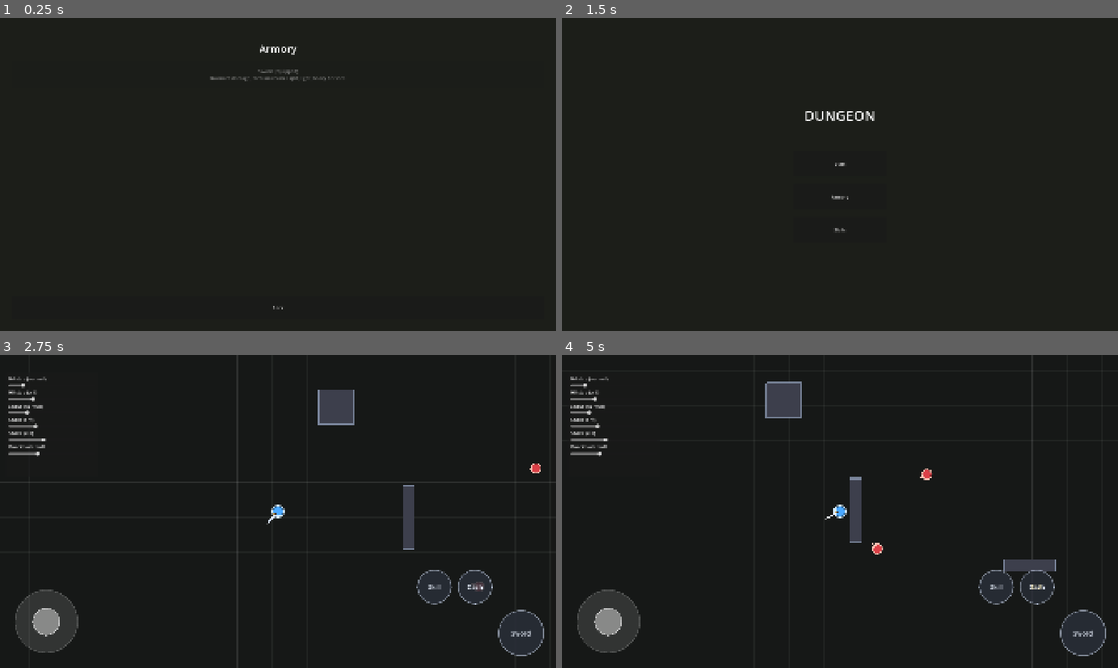
Above: before the commit, frames 1-4 (two rows, left to right).
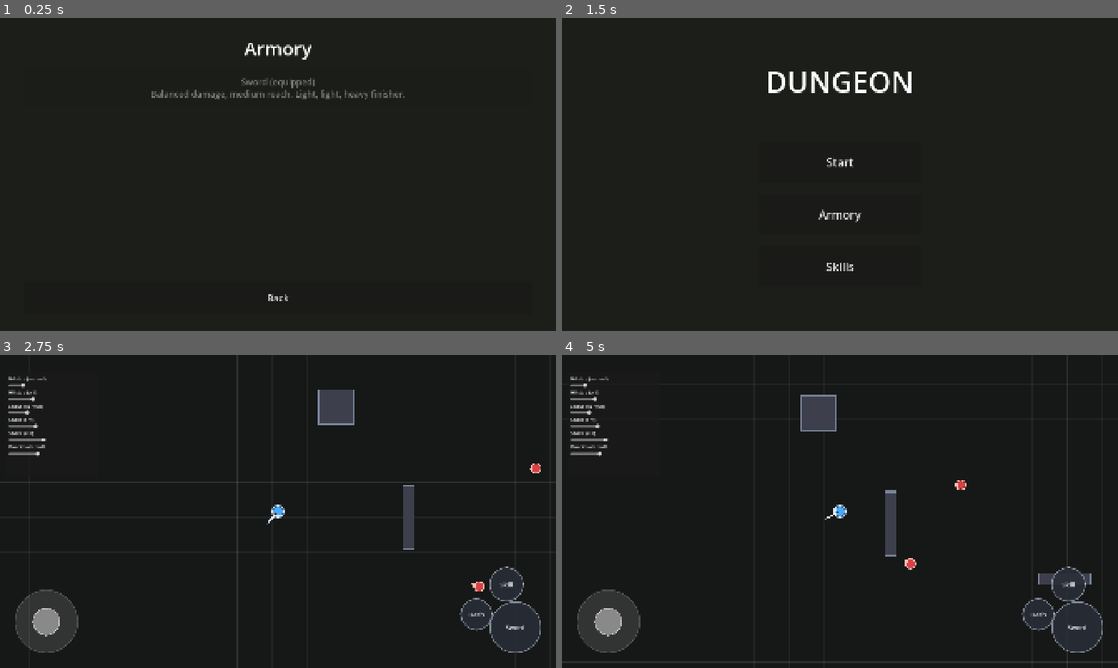
Above: after the commit, the same moments.

Repository: Xylion153/Dungeon
Game: Godot game, scene res://scenes/main/ArmoryMenu.tscn
Two runs of this game, one before a commit and one after it. Both use one fixed random seed, a clock stepped at 60 frames per second and the inputs below. This scene is started directly instead of the project's main scene.
Inputs (mouse positions are in pixels of both pictures, inside the frame that each line leads up to):
- Up to frame 1 (0.25 s): no input
- Up to frame 2 (1.5 s): tap Enter at 0.5 s; move the mouse to (962, 158) at 0.52 s; hold D 0.53-1.25 s; hold K 0.53-1.25 s; click (962, 158) at 0.67 s; click "Back" at 1.25 s
- Up to frame 3 (2.75 s): click "Start" at 2 s
- Up to frame 4 (5 s): drag from (606, 621) to (812, 574) at 2.77 s; move the mouse to (1084, 633) at 3.52 s; hold D 3.53-4.25 s; hold K 3.53-4.25 s; click (1084, 633) at 3.67 s; drag from (1034, 586) to (673, 464) at 4.27 s

The runs differ from the first frame. In frame 1, 1.2% of the frame differs, in the area x 27-73%, y 8-94%; in frame 2, 1.4%; in frame 3, 2.6%; in frame 4, 5.6%, in the area x 36-98%, y 8-99%.

Commit message:
Cluster the action buttons per mockup, add circular hit-testing, enlarge menus
Attack/Dash/Skill now sit in a tight overlapping cluster (Attack big in
the corner, Dash diagonal off it, Skill above Dash) instead of spread
out with gaps, matching a reference mockup.

Overlapping buttons need real circular hit-testing, not Godot's default
square bounding-box check - otherwise a tap in a button's "empty"
corner (outside its visible circle but inside its overlapping neighbor)
would get stolen. ActionButton now overrides _has_point() to test true
distance-from-center instead. Verified headlessly: pushed real touch
events at each button's exact center and confirmed all three fire
independently with no cross-talk. Also found and fixed a latent bug
this surfaced - the shared ActionButton scene's custom_minimum_size
floor was silently clamping the smaller Dash button up from its
intended 110px to 120px.

Also enlarges MainMenu/Armory/Skills text and buttons, which were sized
for the old portrait canvas and read as tiny on the current 1920x1080
landscape one.

Co-Authored-By: Claude Sonnet 5 <noreply@anthropic.com>

Diff:
--- a/scenes/main/ArmoryMenu.tscn
+++ b/scenes/main/ArmoryMenu.tscn
@@ -21,15 +21,15 @@
 anchors_preset = 15
 anchor_right = 1.0
 anchor_bottom = 1.0
-offset_left = 40.0
-offset_top = 80.0
-offset_right = -40.0
-offset_bottom = -40.0
-theme_override_constants/separation = 20
+offset_left = 80.0
+offset_top = 60.0
+offset_right = -80.0
+offset_bottom = -60.0
+theme_override_constants/separation = 28
 
 [node name="Title" type="Label" parent="VBoxContainer"]
 layout_mode = 2
-theme_override_font_sizes/font_size = 36
+theme_override_font_sizes/font_size = 64
 horizontal_alignment = 1
 text = "Armory"
 
@@ -40,9 +40,10 @@
 [node name="CardList" type="VBoxContainer" parent="VBoxContainer/ScrollContainer"]
 layout_mode = 2
 size_flags_horizontal = 3
-theme_override_constants/separation = 16
+theme_override_constants/separation = 20
 
 [node name="BackButton" type="Button" parent="VBoxContainer"]
-custom_minimum_size = Vector2(0, 80)
+custom_minimum_size = Vector2(0, 110)
 layout_mode = 2
+theme_override_font_sizes/font_size = 32
 text = "Back"
--- a/scenes/main/MainMenu.tscn
+++ b/scenes/main/MainMenu.tscn
@@ -24,29 +24,32 @@
 
 [node name="VBoxContainer" type="VBoxContainer" parent="CenterContainer"]
 layout_mode = 2
-theme_override_constants/separation = 24
+theme_override_constants/separation = 40
 
 [node name="Title" type="Label" parent="CenterContainer/VBoxContainer"]
 layout_mode = 2
-theme_override_font_sizes/font_size = 48
+theme_override_font_sizes/font_size = 100
 horizontal_alignment = 1
 text = "DUNGEON"
 
 [node name="Spacer" type="Control" parent="CenterContainer/VBoxContainer"]
-custom_minimum_size = Vector2(0, 40)
+custom_minimum_size = Vector2(0, 60)
 layout_mode = 2
 
 [node name="StartButton" type="Button" parent="CenterContainer/VBoxContainer"]
-custom_minimum_size = Vector2(320, 90)
+custom_minimum_size = Vector2(560, 140)
 layout_mode = 2
+theme_override_font_sizes/font_size = 40
 text = "Start"
 
 [node name="ArmoryButton" type="Button" parent="CenterContainer/VBoxContainer"]
-custom_minimum_size = Vector2(320, 90)
+custom_minimum_size = Vector2(560, 140)
 layout_mode = 2
+theme_override_font_sizes/font_size = 40
 text = "Armory"
 
 [node name="SkillsButton" type="Button" parent="CenterContainer/VBoxContainer"]
-custom_minimum_size = Vector2(320, 90)
+custom_minimum_size = Vector2(560, 140)
 layout_mode = 2
+theme_override_font_sizes/font_size = 40
 text = "Skills"
--- a/scenes/main/SkillsMenu.tscn
+++ b/scenes/main/SkillsMenu.tscn
@@ -21,15 +21,15 @@
 anchors_preset = 15
 anchor_right = 1.0
 anchor_bottom = 1.0
-offset_left = 40.0
-offset_top = 80.0
-offset_right = -40.0
-offset_bottom = -40.0
-theme_override_constants/separation = 20
+offset_left = 80.0
+offset_top = 60.0
+offset_right = -80.0
+offset_bottom = -60.0
+theme_override_constants/separation = 28
 
 [node name="Title" type="Label" parent="VBoxContainer"]
 layout_mode = 2
-theme_override_font_sizes/font_size = 36
+theme_override_font_sizes/font_size = 64
 horizontal_alignment = 1
 text = "Skills"
 
@@ -40,9 +40,10 @@
 [node name="CardList" type="VBoxContainer" parent="VBoxContainer/ScrollContainer"]
 layout_mode = 2
 size_flags_horizontal = 3
-theme_override_constants/separation = 16
+theme_override_constants/separation = 20
 
 [node name="BackButton" type="Button" parent="VBoxContainer"]
-custom_minimum_size = Vector2(0, 80)
+custom_minimum_size = Vector2(0, 110)
 layout_mode = 2
+theme_override_font_sizes/font_size = 32
 text = "Back"
--- a/scenes/ui/Hud.tscn
+++ b/scenes/ui/Hud.tscn
@@ -9,22 +9,6 @@
 
 [node name="VirtualJoystick" parent="." instance=ExtResource("2")]
 
-[node name="AttackButton" parent="." instance=ExtResource("3")]
-layout_mode = 1
-anchors_preset = -1
-anchor_left = 1.0
-anchor_top = 1.0
-anchor_right = 1.0
-anchor_bottom = 1.0
-offset_left = -200.0
-offset_top = -200.0
-offset_right = -40.0
-offset_bottom = -40.0
-disable_while_on_cooldown = false
-
-[node name="Button" parent="AttackButton" index="0"]
-text = "Attack"
-
 [node name="DashButton" parent="." instance=ExtResource("3")]
 layout_mode = 1
 anchors_preset = -1
@@ -32,10 +16,11 @@
 anchor_top = 1.0
 anchor_right = 1.0
 anchor_bottom = 1.0
-offset_left = -340.0
-offset_top = -340.0
-offset_right = -230.0
-offset_bottom = -230.0
+custom_minimum_size = Vector2(0, 0)
+offset_left = -330.0
+offset_top = -240.0
+offset_right = -220.0
+offset_bottom = -130.0
 
 [node name="Button" parent="DashButton" index="0"]
 text = "Dash"
@@ -47,10 +32,28 @@
 anchor_top = 1.0
 anchor_right = 1.0
 anchor_bottom = 1.0
-offset_left = -480.0
-offset_top = -340.0
-offset_right = -370.0
-offset_bottom = -230.0
+custom_minimum_size = Vector2(0, 0)
+offset_left = -231.0
+offset_top = -348.0
+offset_right = -111.0
+offset_bottom = -228.0
 
 [node name="Button" parent="SkillButton" index="0"]
 text = "Skill"
+
+[node name="AttackButton" parent="." instance=ExtResource("3")]
+layout_mode = 1
+anchors_preset = -1
+anchor_left = 1.0
+anchor_top = 1.0
+anchor_right = 1.0
+anchor_bottom = 1.0
+custom_minimum_size = Vector2(0, 0)
+offset_left = -230.0
+offset_top = -230.0
+offset_right = -50.0
+offset_bottom = -50.0
+disable_while_on_cooldown = false
+
+[node name="Button" parent="AttackButton" index="0"]
+text = "Attack"
--- a/scripts/ui/action_button.gd
+++ b/scripts/ui/action_button.gd
@@ -28,6 +28,13 @@
 	button.mouse_filter = Control.MOUSE_FILTER_IGNORE
 	button.focus_mode = Control.FOCUS_NONE
 	cooldown_label.visible = false
+
+func _has_point(point: Vector2) -> bool:
+	# Buttons in the action cluster overlap their square bounding boxes by
+	# design (see Hud.tscn); a true circular hit test is what keeps a tap in
+	# the shared corner from being stolen by the wrong neighbor.
+	var radius := size.x * 0.5
+	return point.distance_to(size * 0.5) <= radius
 
 func _gui_input(event: InputEvent) -> void:
 	if event is InputEventScreenTouch:
--- a/scripts/ui/armory_menu.gd
+++ b/scripts/ui/armory_menu.gd
@@ -16,7 +16,8 @@
 	for weapon in DataFolder.list_resources("res://data/weapons"):
 		var is_equipped: bool = weapon == GameState.equipped_weapon
 		var button := Button.new()
-		button.custom_minimum_size = Vector2(0, 90)
+		button.custom_minimum_size = Vector2(0, 130)
+		button.add_theme_font_size_override("font_size", 30)
 		button.text = "%s%s\n%s" % [weapon.weapon_name, " (equipped)" if is_equipped else "", weapon.description]
 		button.disabled = is_equipped
 		button.pressed.connect(_on_weapon_selected.bind(weapon))
--- a/scripts/ui/skills_menu.gd
+++ b/scripts/ui/skills_menu.gd
@@ -16,7 +16,8 @@
 	for skill in DataFolder.list_resources("res://data/skills"):
 		var is_equipped: bool = skill == GameState.equipped_skill
 		var button := Button.new()
-		button.custom_minimum_size = Vector2(0, 90)
+		button.custom_minimum_size = Vector2(0, 130)
+		button.add_theme_font_size_override("font_size", 30)
 		button.text = "%s%s\n%s" % [skill.skill_name, " (equipped)" if is_equipped else "", skill.description]
 		button.disabled = is_equipped
 		button.pressed.connect(_on_skill_selected.bind(skill))
